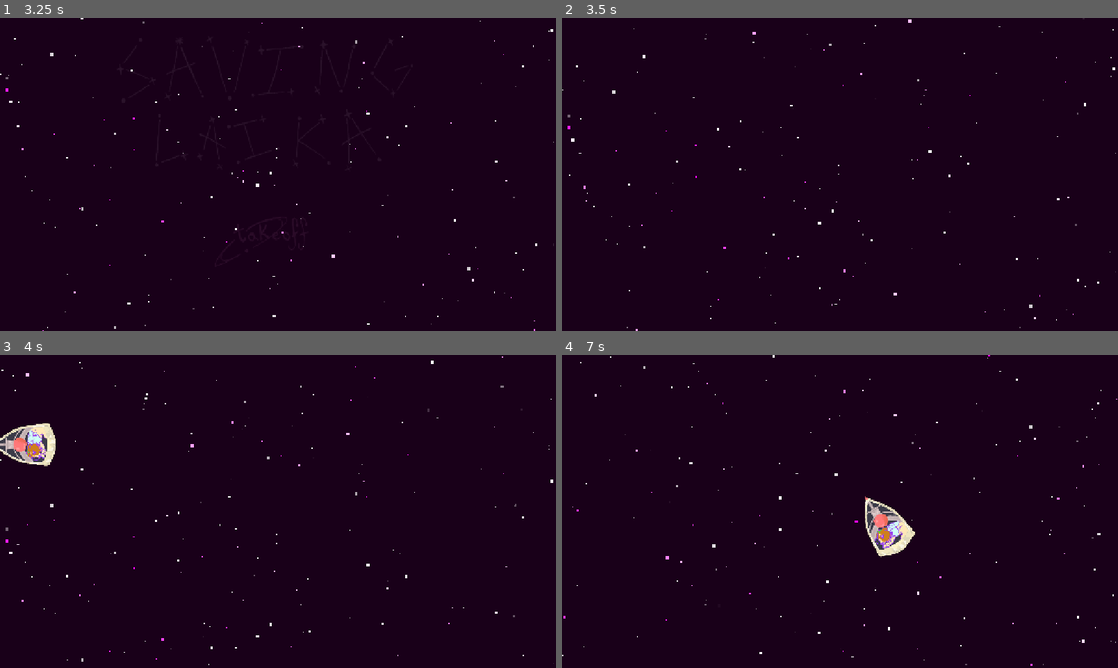
Above: before the commit, frames 1-4 (two rows, left to right).
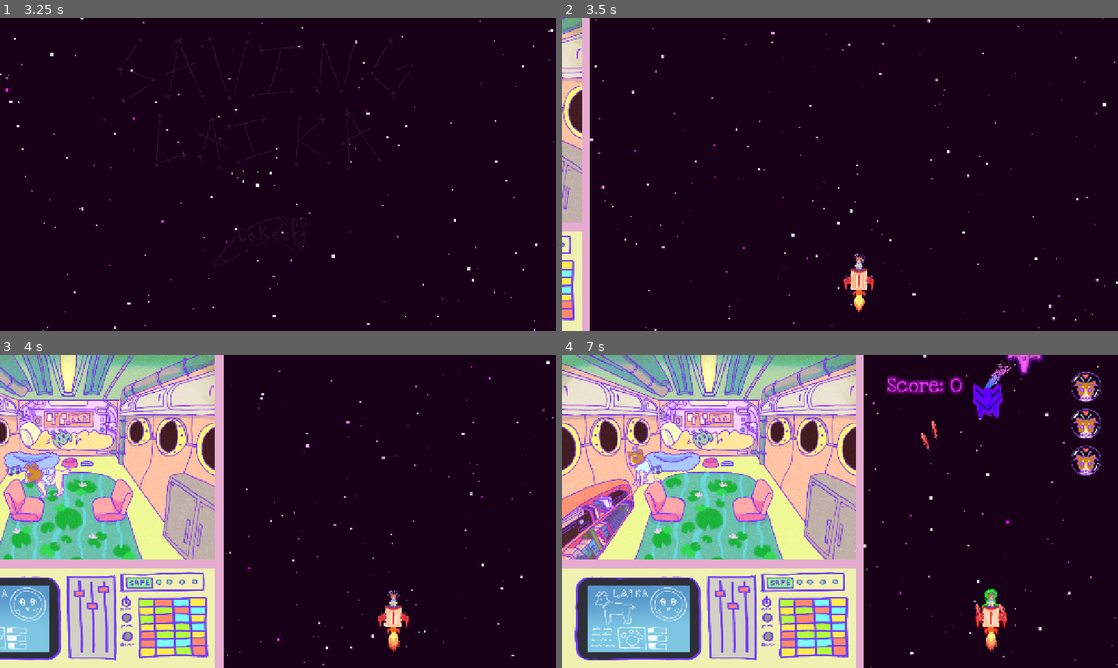
Above: after the commit, the same moments.

Repository: AverySimmons/Laika
Game: Godot game, scene res://01_Source/00_Main/00_Root/root_manager.tscn
Two runs of this game, one before a commit and one after it. Both use one fixed random seed, a clock stepped at 60 frames per second and the inputs below. Video files are missing from this copy of the repository; at most half a second of black plays in their place.
Inputs (mouse positions are in pixels of both pictures, inside the frame that each line leads up to):
- Up to frame 1 (3.25 s): move the mouse to (400, 158) at 0.52 s; press the mouse at (400, 158) at 0.53 s; hold Right (arrow_right) 0.53-1.28 s; move the mouse to (166, 190) at 1.27 s; release the mouse at (166, 190) at 1.28 s; hold Down (arrow_down) 1.28-2.03 s; click (166, 190) at 1.35 s; move the mouse to (333, 105) at 2.02 s; press the mouse at (333, 105) at 2.03 s; hold Right (arrow_right) 2.03-2.78 s; move the mouse to (250, 237) at 2.77 s; release the mouse at (250, 237) at 2.78 s; hold Up (arrow_up) from 2.78 s (still down); click (250, 237) at 2.85 s
- Up to frame 2 (3.5 s): keep holding Up (arrow_up)
- Up to frame 3 (4 s): move the mouse to (444, 558) at 3.52 s; release Up (arrow_up) at 3.53 s; press the mouse at (444, 558) at 3.53 s; hold Left (arrow_left) from 3.53 s (still down)
- Up to frame 4 (7 s): move the mouse to (673, 464) at 4.27 s; release the mouse at (673, 464) at 4.28 s; click (673, 464) at 4.35 s; move the mouse to (867, 511) at 5.02 s; release Left (arrow_left) at 5.03 s; press the mouse at (867, 511) at 5.03 s; hold Down (arrow_down) 5.03-5.78 s; move the mouse to (756, 433) at 5.77 s; release the mouse at (756, 433) at 5.78 s; hold Right (arrow_right) 5.78-6.53 s; click (756, 433) at 5.85 s; move the mouse to (962, 495) at 6.52 s; press the mouse at (962, 495) at 6.53 s; hold Up (arrow_up) from 6.53 s (still down)

Frame 1 is identical in both runs. In frame 2, 6.0% of the frame differs, in the area x 0-100%, y 0-100%; in frame 3, 41%; in frame 4, 59%.

Commit message:
final tweaks

Diff:
--- a/01_Source/00_Main/00_Root/root_manager.gd
+++ b/01_Source/00_Main/00_Root/root_manager.gd
@@ -20,7 +20,7 @@
 
 @onready var space: Node2D
 
-var cutscene_has_played = false
+var cutscene_has_played = true
 
 var _current_node : Node
 var _settings_node : Node
--- a/01_Source/00_Main/00_Root/root_manager.tscn
+++ b/01_Source/00_Main/00_Root/root_manager.tscn
@@ -864,7 +864,7 @@
 theme_override_fonts/normal_font = ExtResource("5_ri6ma")
 theme_override_font_sizes/normal_font_size = 48
 bbcode_enabled = true
-text = "[shake level=10]Laika was all alone, until... You came to rescue her!"
+text = "[shake level=10]Laika drifted alone, until... You came to rescue her!"
 horizontal_alignment = 1
 vertical_alignment = 1
 visible_characters = 0
--- a/01_Source/03_Space/00_Level/enemy_spawner.gd
+++ b/01_Source/03_Space/00_Level/enemy_spawner.gd
@@ -5,8 +5,8 @@
 var particles: Node
 
 # Wave Spawning ====================================================================================
-var wave_size: int = 2
-var wave_spawn_time: float = 8
+var wave_size: int = 8
+var wave_spawn_time: float = 4
 var wave_spawn_timer: float = 0
 var time_between_enemies: float = 0.5
 
@@ -26,11 +26,14 @@
 	wave_spawn_timer -= delta
 	if wave_spawn_timer <= 0:
 		spawn_wave()
-		wave_spawn_time -= wave_spawn_time * 0.015
+
+	wave_spawn_time -= wave_spawn_time * 0.0035 * delta
 	pass
 
 func spawn_wave() -> void:
-	wave_spawn_timer = wave_spawn_time + time_between_enemies*wave_size
+	wave_size = randi_range(1, 3)
+
+	wave_spawn_timer = randfn(wave_spawn_time*wave_size, 1.*wave_size)+ time_between_enemies*wave_size
 	for num in range(wave_size):
 		var enemy_type = randi_range(0, 1)
 		var enemy: Enemy = enemy_list[enemy_type].instantiate()
--- a/01_Source/03_Space/02_Enemies/melee_enemy.gd
+++ b/01_Source/03_Space/02_Enemies/melee_enemy.gd
@@ -1,7 +1,7 @@
 extends Enemy
 
-var top_speed: Vector2 = Vector2(60, 60)
-var acceleration: Vector2 = Vector2(200, 200)
+var top_speed: Vector2 = Vector2(50, 50)
+var acceleration: Vector2 = Vector2(150, 150)
 var cur_velocity: Vector2
 
 @onready var player: SpacePlayer = Data.space_player
@@ -11,7 +11,7 @@
 
 func _ready() -> void:
 	super._ready()
-	hp = 4
+	hp = 5
 	type = 0
 	thruster_trail.change_length(0.3)
 	sprite = $Sprite2D
--- a/01_Source/03_Space/02_Enemies/movement.gd
+++ b/01_Source/03_Space/02_Enemies/movement.gd
@@ -20,10 +20,10 @@
 		return
 	var dir_to_player = (player.global_position - global_position).normalized()
 	cur_velocity += dir_to_player*acceleration*delta
-	print("Pre:", cur_velocity)
+	#print("Pre:", cur_velocity)
 	cur_velocity.x = clamp(cur_velocity.x, -top_speed.x, top_speed.x)
 	cur_velocity.y = clamp(cur_velocity.y, -top_speed.y, top_speed.y)
-	print("Post:", cur_velocity)
+	#print("Post:", cur_velocity)
 	var collision = move_and_collide(cur_velocity*delta)
 	if collision:
 		cur_velocity = cur_velocity.bounce(collision.get_normal())
Not shown: 1 places in 01_Source/03_Space/00_Level/space_level.tscn that only renumber resources
Not shown: 1 places in 01_Source/03_Space/02_Enemies/enemy.tscn that only renumber resources
Not shown: 1 places in 01_Source/03_Space/02_Enemies/melee_enemy.tscn that only renumber resources
Not shown, changed: to_do.txt
